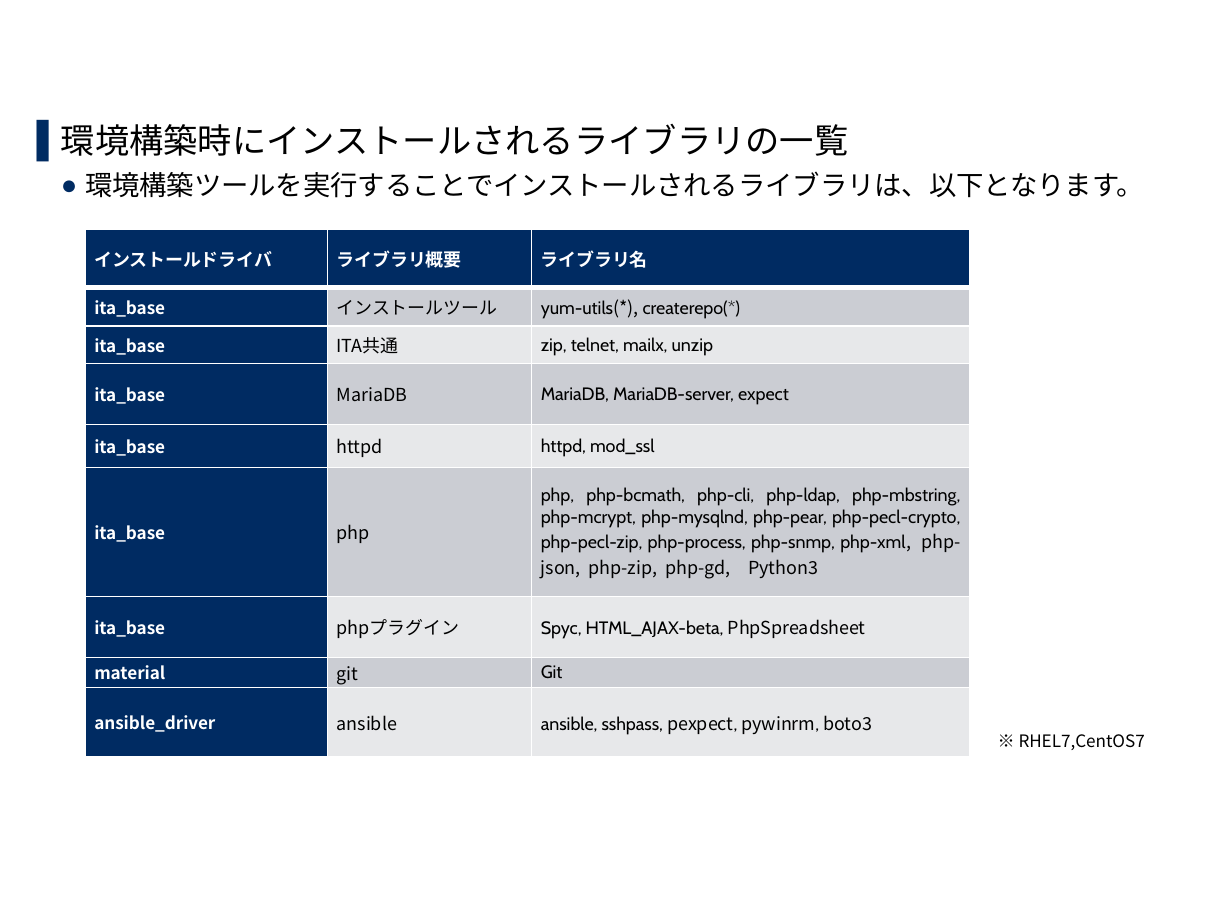
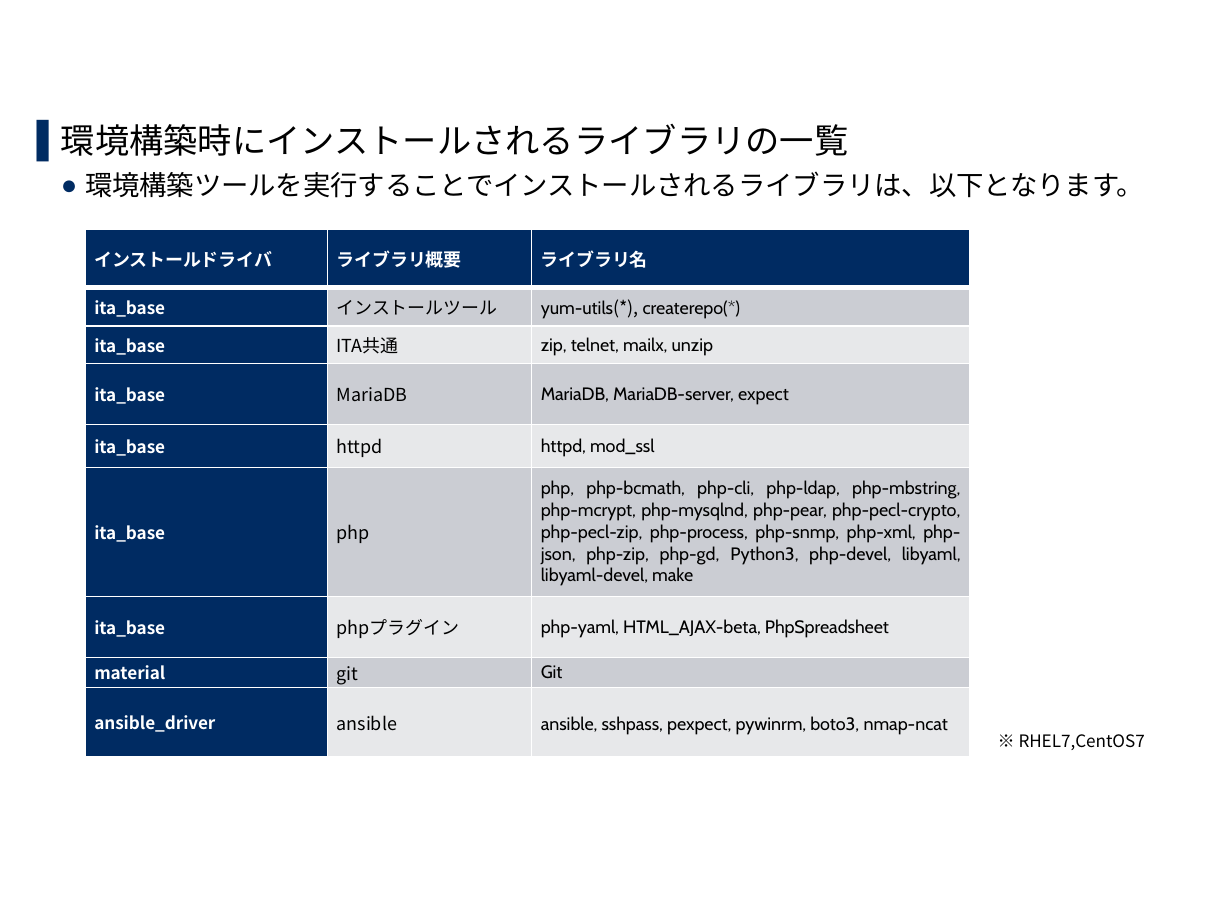
Before and after one commit to exastro-suite/it-automation-docs, a slide deck: slide 20 of asset/Learn_ja/ITA-offline-install_ja.pptx. Drawn at 1232x924 pixels with LibreOffice and Linux fonts; fonts in the diff are those of the drawing; background and template pictures are left out. Boxes give left, top, right and bottom in pixels: in the first picture for what was removed or moved away, otherwise in the second. Text is boxed around its words. In the diff, an @@ line names an element or a change of style, - is before the commit and + after.

Commit message:
2020/06/16 04:06:22

```diff
--- a/asset/Learn_ja/ITA-offline-install_ja.pptx
+++ b/asset/Learn_ja/ITA-offline-install_ja.pptx
@@ table at [85,229,971,758] @@
-row 6, column 3: php, php-bcmath, php-cli, php-ldap, php-mbstring, php-mcrypt, php-mysqlnd, php-pear, php-pecl-crypto, php-pecl-zip, php-process, php-snmp, php-xml, php-json, php-zip, php-gd, Python3
+row 6, column 3: php, php-bcmath, php-cli, php-ldap, php-mbstring, php-mcrypt, php-mysqlnd, php-pear, php-pecl-crypto, php-pecl-zip, php-process, php-snmp, php-xml, php-json, php-zip, php-gd, Python3, php-devel, libyaml, libyaml-devel, make
-row 7, column 3: Spyc, HTML_AJAX-beta, PhpSpreadsheet
+row 7, column 3: php-yaml, HTML_AJAX-beta, PhpSpreadsheet
-row 9, column 3: ansible, sshpass, pexpect, pywinrm, boto3
+row 9, column 3: ansible, sshpass, pexpect, pywinrm, boto3, nmap-ncat
```
Also in this commit, not shown: 6 other slides changed.
